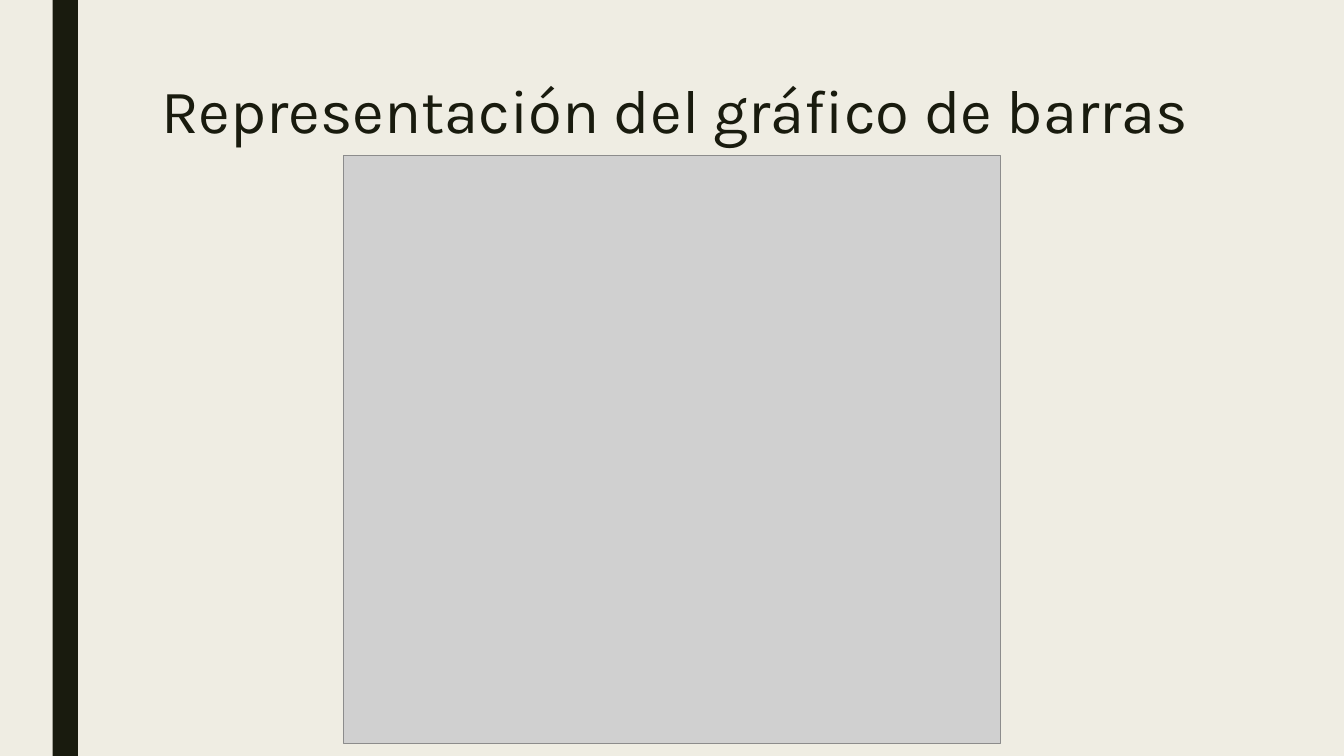
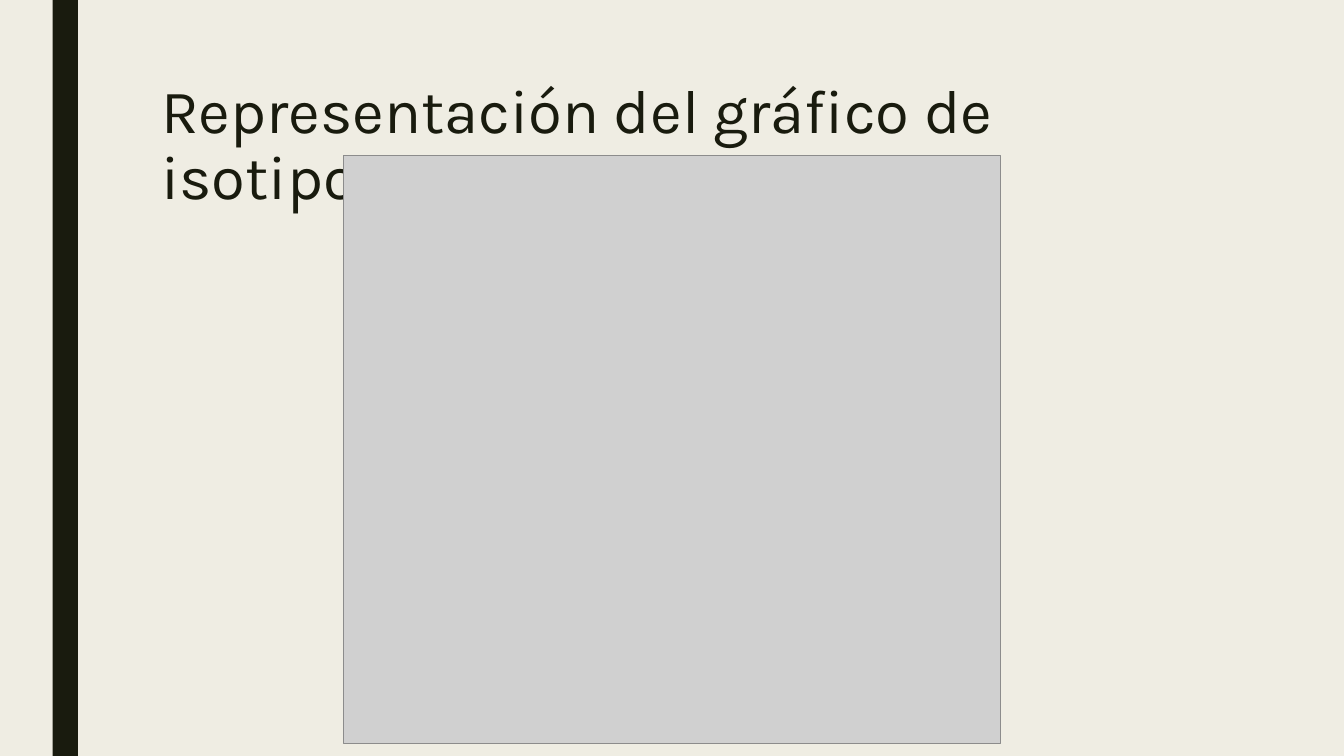
Before and after one commit to mariousm/Data-Science-Master, a slide deck: slide 13 of 2021-22/PrimerSemestre/Visualizacion/PEC2/TecnicasDeVisualizacion.pptx. Drawn at 1344x756 pixels with LibreOffice and Linux fonts; fonts in the diff are those of the drawing; grey boxes stand for pictures. Boxes give left, top, right and bottom in pixels: in the first picture for what was removed or moved away, otherwise in the second. Text is boxed around its words. In the diff, an @@ line names an element or a change of style, - is before the commit and + after.

```diff
--- a/2021-22/PrimerSemestre/Visualizacion/PEC2/TecnicasDeVisualizacion.pptx
+++ b/2021-22/PrimerSemestre/Visualizacion/PEC2/TecnicasDeVisualizacion.pptx
@@ title at [161, 86, 992, 214]: text changed @@
-Representación del gráfico de barras
+Representación del gráfico de isotipo
```
Also in this commit, not shown: 1 other slide changed.
